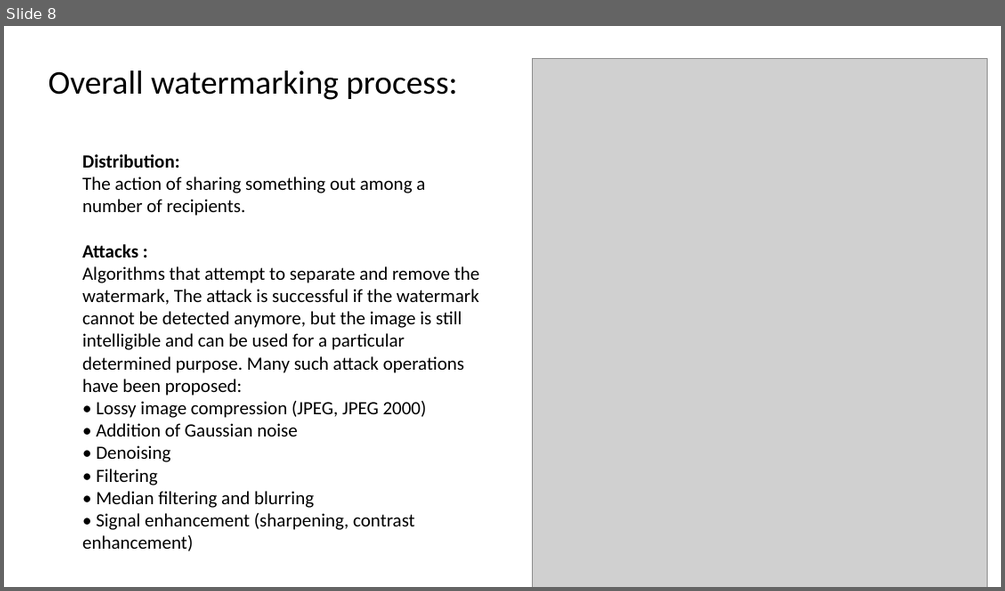
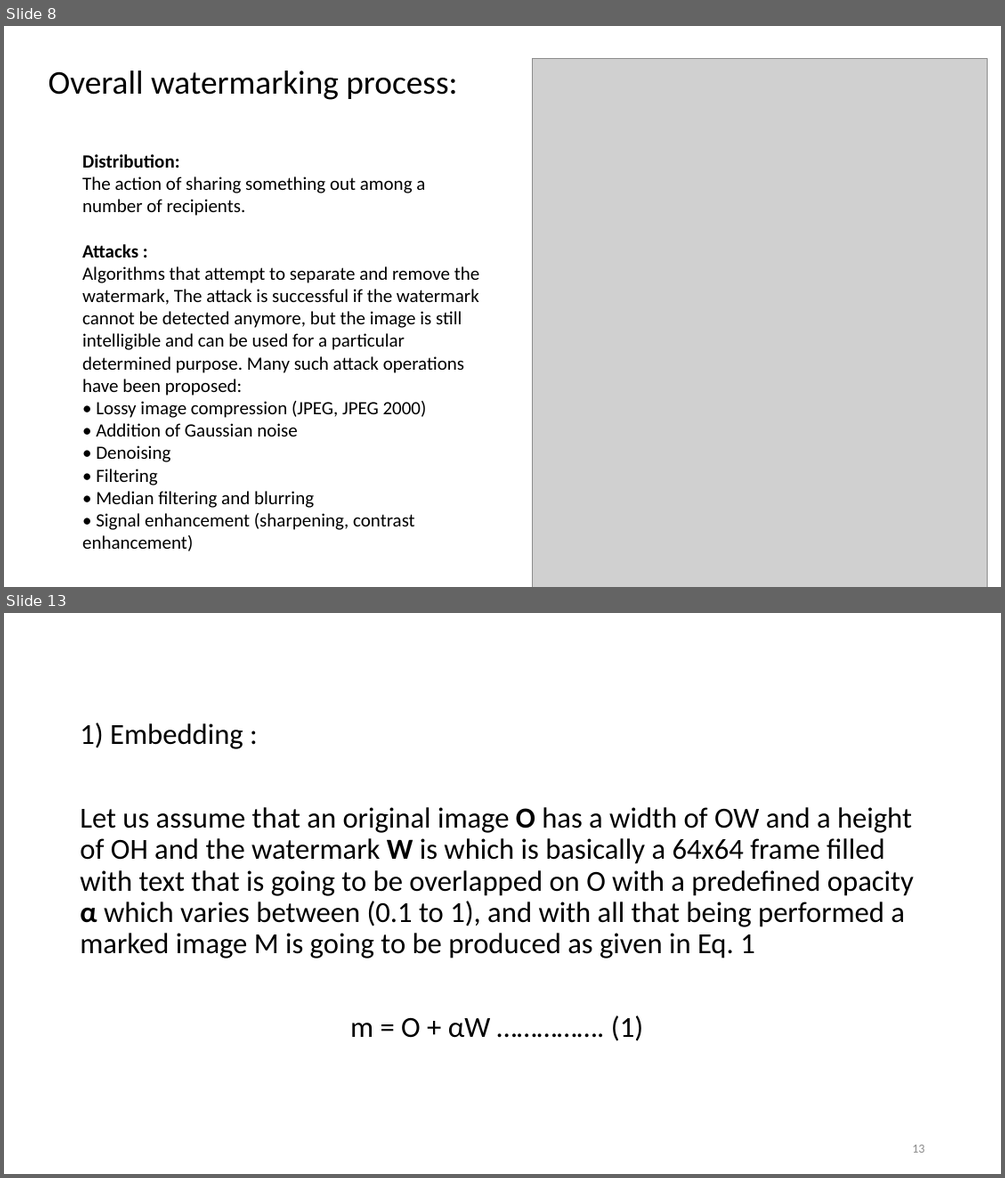
Before and after one commit to wadiemendja/watermarkNN, a slide deck: Presentation.pptx. Shown one above the other, each under a label of ours: slide 8 before the commit, slides 8 and 13 after it; the slides between them are not shown. The pictures are 1005x591 and 1005x1178 pixels, drawn with LibreOffice and Linux fonts; fonts in the diff are those of the drawing; grey boxes stand for pictures. Boxes give left, top, right and bottom in pixels: in the first picture for what was removed or moved away, otherwise in the second. Text is boxed around its words. In the diff, an @@ line names an element or a change of style, - is before the commit and + after.

```diff
--- a/Presentation.pptx
+++ b/Presentation.pptx
@@ slide 13 added at box(4, 613, 1001, 1174), background #FFFFFF @@
@@ text added at box(80, 722, 914, 1041), 28 pt, text #000000 @@
+1) Embedding :
+Let us assume that an original image O has a width of OW and a height of OH and the watermark W is which is basically a 64x64 frame filled with text that is going to be overlapped on O with a predefined opacity α which varies between (0.1 to 1), and with all that being performed a marked image M is going to be produced as given in Eq. 1
+m = O + αW ……………. (1)
@@ page number added at box(912, 1144, 924, 1152), 12 pt, text #8C8C8C @@
+13
```
Also in this commit, not shown: 5 slides changed, 9 other slides added, 5 slides removed.
